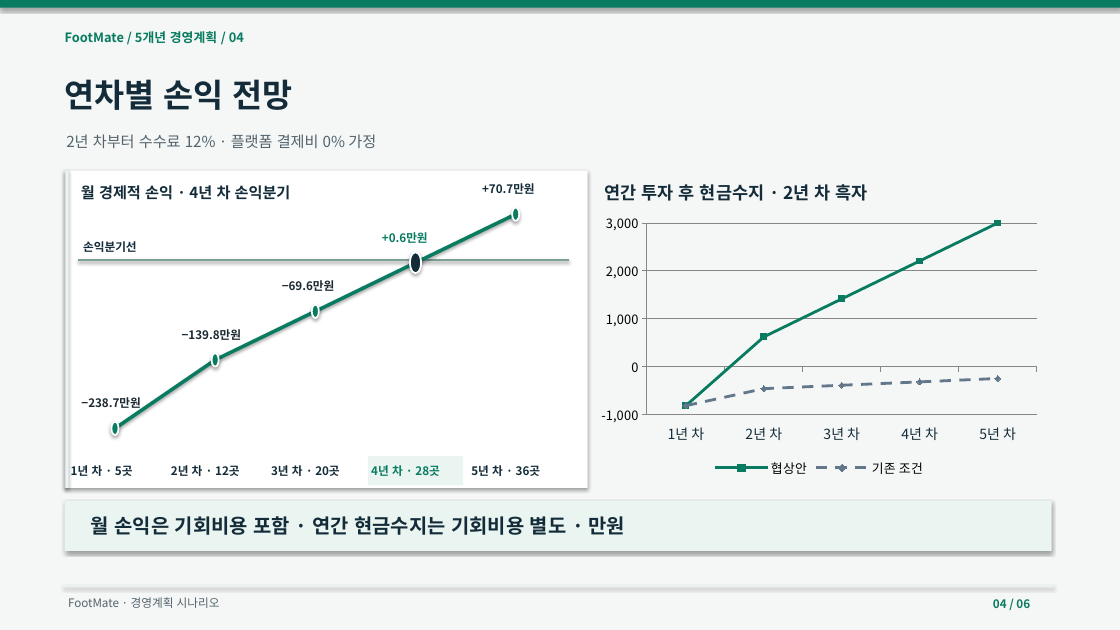
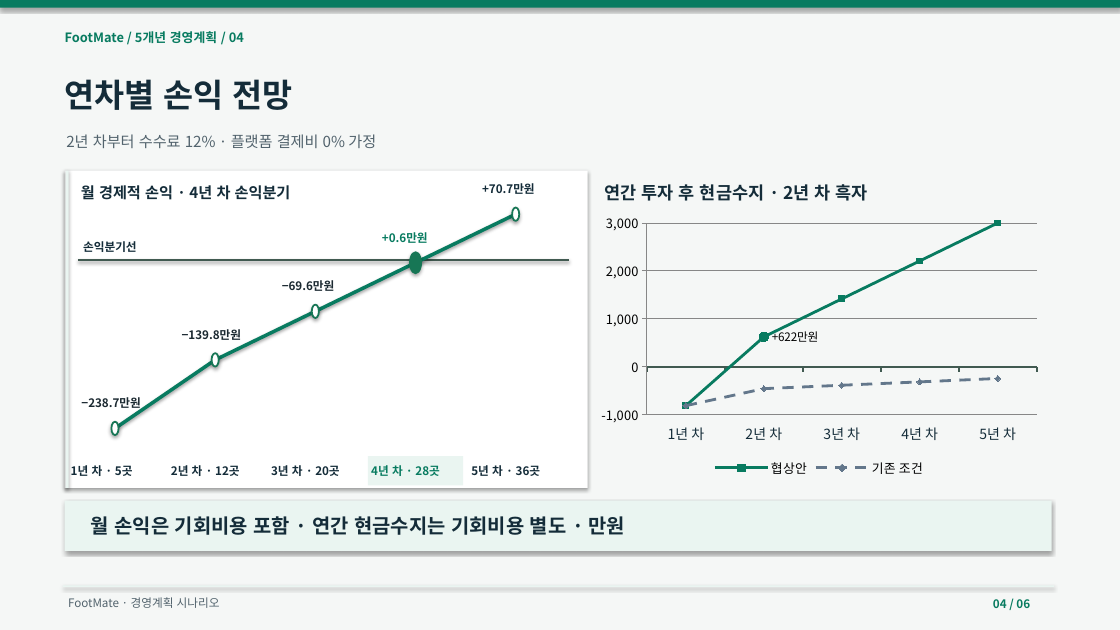
Before and after one commit to dohyunkimmm/footmate-case-study, a slide deck: slide 4 of src/case-study/downloads/footmate_5year_strategy.pptx. Drawn at 1120x630 pixels with LibreOffice and Linux fonts; fonts in the diff are those of the drawing. Boxes give left, top, right and bottom in pixels: in the first picture for what was removed or moved away, otherwise in the second. Text is boxed around its words. In the diff, an @@ line names an element or a change of style, - is before the commit and + after.

Commit message:
Highlight break-even milestones, KPI values and scenario labels in four slides

```diff
--- a/src/case-study/downloads/footmate_5year_strategy.pptx
+++ b/src/case-study/downloads/footmate_5year_strategy.pptx
@@ fill #087B60 to #FFFFFF; outline #FFFFFF 1.5 pt to #177655 1.5 pt in 4 elements at (112,422,118,435), (212,353,218,366), (312,305,318,318), (513,208,519,221) @@
@@ line chart at (592,208,1046,481) @@
@@ data labels of 협상안 added @@
@@ category axis changed @@
@@ line (78, 260) - (569, 260): stroke #7C9F97 1.6 pt to #415A51 1.7 pt @@
@@ ellipse at (410,252,421,273): fill #142C39 to #177655; outline #FFFFFF 1.5 pt to #177655 1.5 pt @@
```
Also in this commit, not shown: 1 other slide changed, 6 other files.
